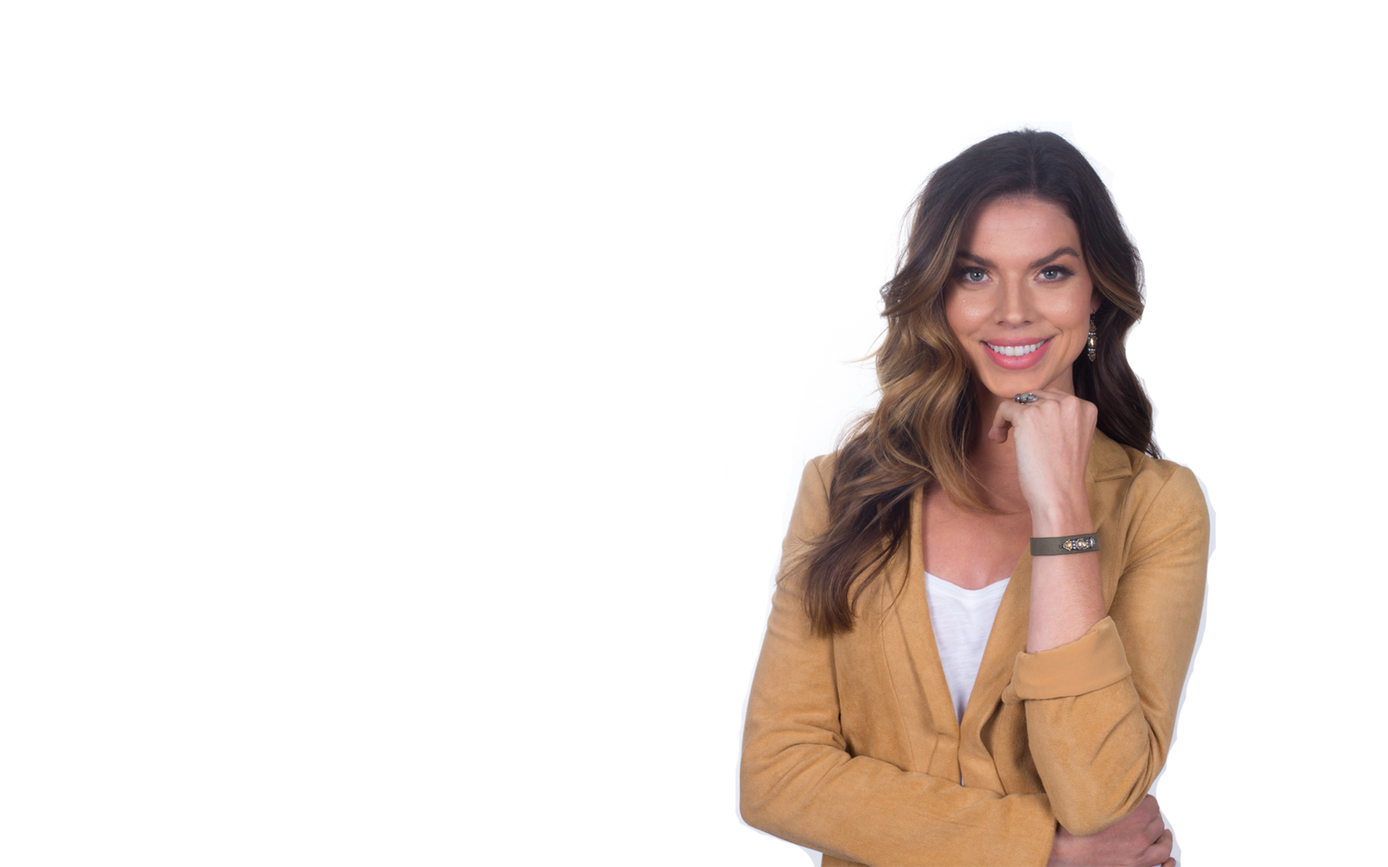
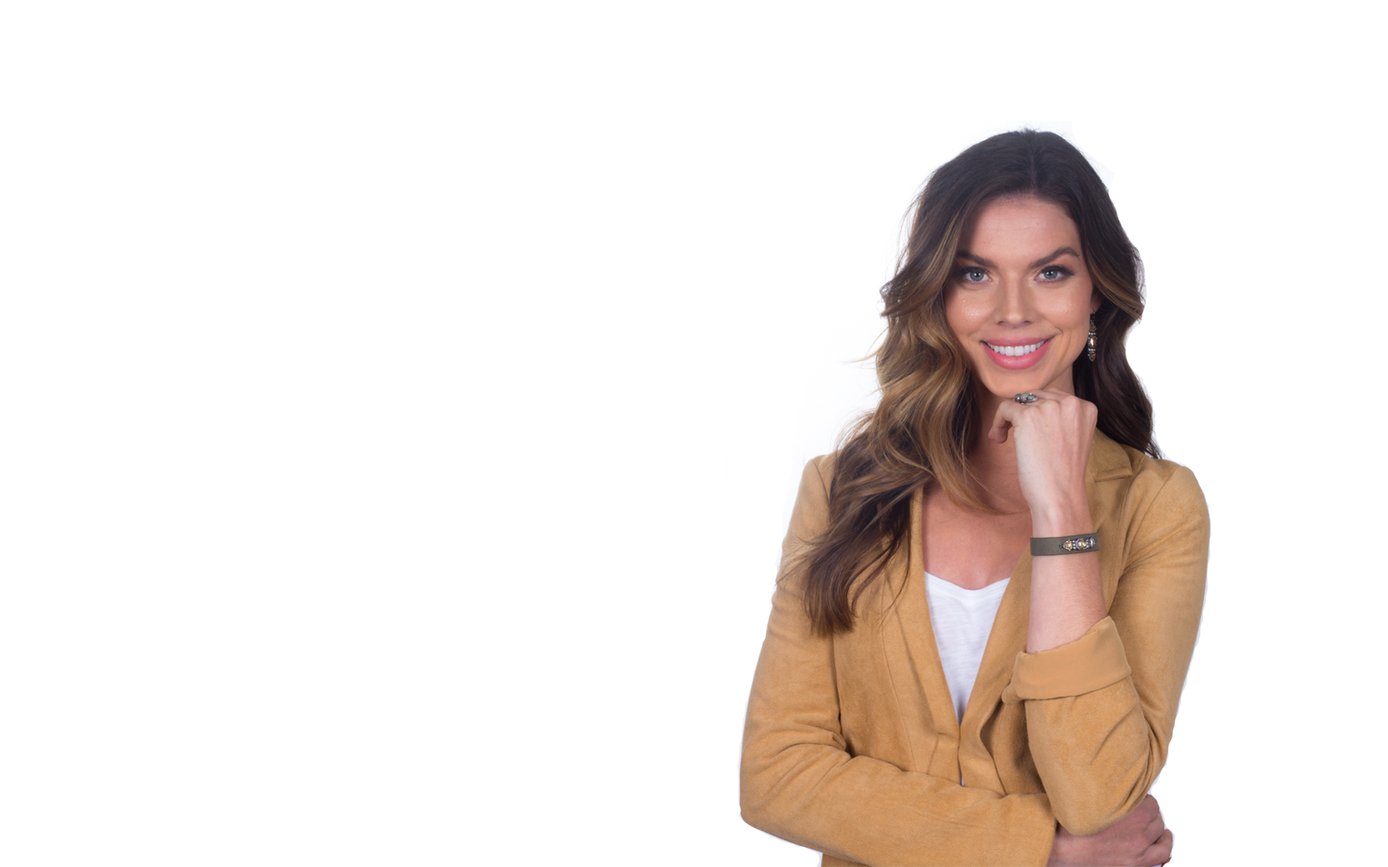
Before/after of a 1388px x 867px layered artwork. What changed in the layer stack:
painted on "Layer 2" over [734,182,1217,867]
